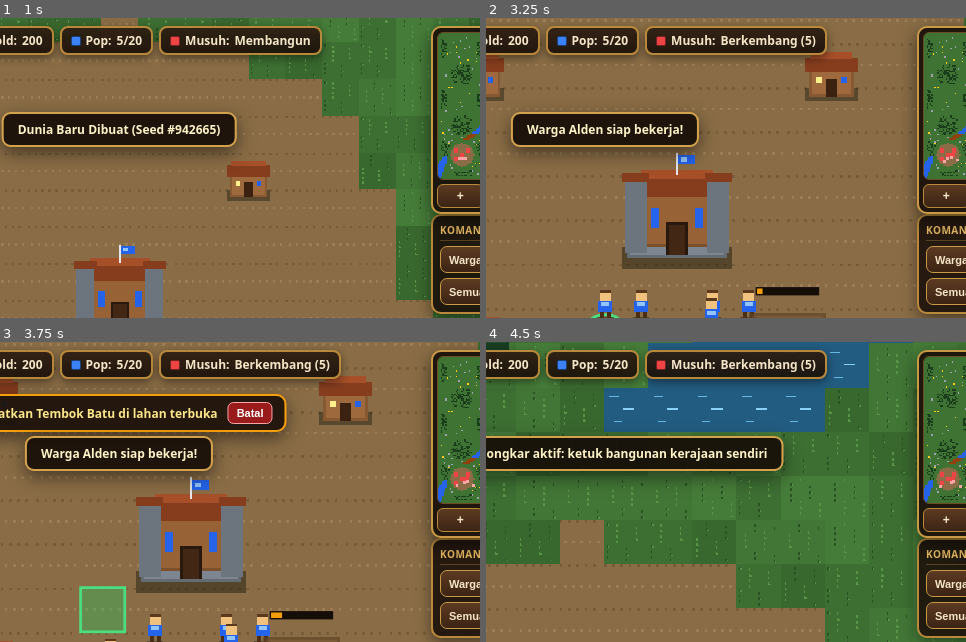
Above: before the commit, frames 1-4 (two rows, left to right).
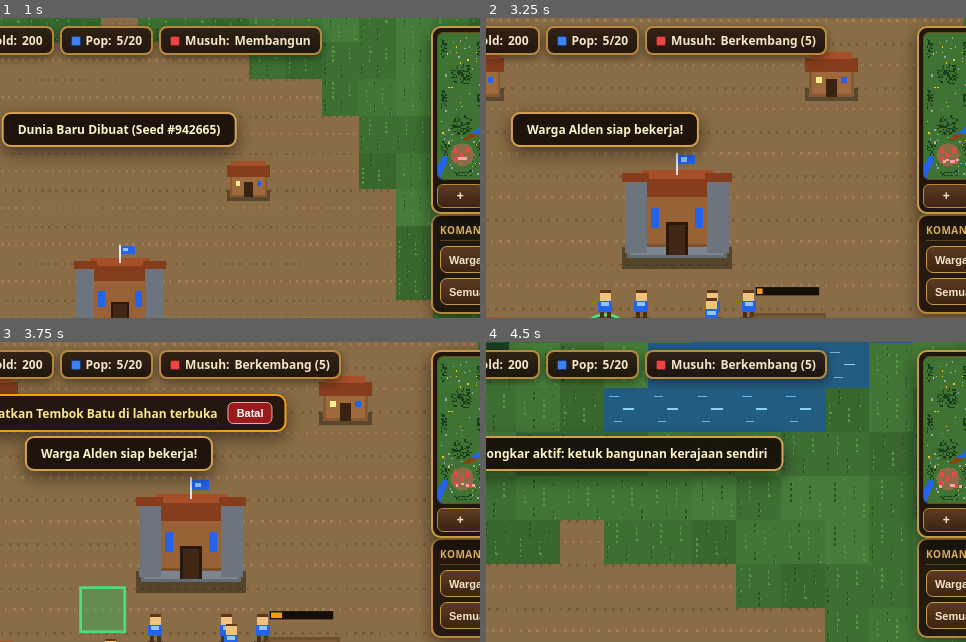
Above: after the commit, the same moments.

Repository: vexelkang-cell/gamepai
Game: browser game, page games/kingdom-war-2d/index.html
The game is run twice, just before and just after one commit, with the same random seed, the same clock (stepped at 60 frames per second) and the same inputs.
Inputs (mouse positions are % of the whole screen's width and height, from its top left):
- Up to frame 1 (1 s): click "NEW GAME" at 0.27 s
- Up to frame 2 (3.25 s): click (50, 60) at 1.07 s; click "+ Persawahan 60W" at 1.27 s; click (30, 40) at 1.67 s; click "+" at 1.87 s; press the mouse at (70, 35) at 2.27 s; release the mouse at (50, 30) at 2.4 s; click "TC" at 2.47 s; click (65, 70) at 2.87 s; click "Warga Nganggur 4" at 3.07 s
- Up to frame 3 (3.75 s): click (25, 75) at 3.47 s; click "+ Tembok Batu 25S" at 3.67 s
- Up to frame 4 (4.5 s): press the mouse at (50, 30) at 4.07 s; release the mouse at (40, 85) at 4.2 s; click "⌫ Bongkar Bangunan Tanpa refu…" at 4.27 s
The pictures show only the part of the screen within x 38-88%, y 0-50%; the shares and areas given below are measured in that part.

Frame 1 is identical in both runs. In frame 2, less than 0.1% of the frame differs, in the area x 95-99%, y 45-49%; in frame 3, less than 0.1%; in frame 4, less than 0.1%.

Commit message:
Make enemy building placement preserve strategic movement corridors

Diff:
--- a/games/kingdom-war-2d/index.html
+++ b/games/kingdom-war-2d/index.html
@@ -2836,32 +2836,90 @@
         }
       }
 
+      isStrategicBuildSpot(world, subtype, x, y) {
+        const spec = CONFIG.BUILDINGS[subtype];
+        if (!spec || !world.canPlaceBuilding(subtype, x, y)) return false;
+        const halfW = spec.tileW * 16, halfH = spec.tileH * 16;
+        const left = x - halfW, right = x + halfW, top = y - halfH, bottom = y + halfH;
+
+        // Beri jarak antargedung agar warga dan pasukan punya ruang bermanuver.
+        for (const b of world.buildings) {
+          if (b.hp <= 0) continue;
+          const gapX = Math.max(0, Math.max(b.x - b.tileW * 16 - right, left - (b.x + b.tileW * 16)));
+          const gapY = Math.max(0, Math.max(b.y - b.tileH * 16 - bottom, top - (b.y + b.tileH * 16)));
+          if (Math.hypot(gapX, gapY) < 48) return false;
+        }
+
+        const tc = world.getTownCenter("enemy");
+        if (!tc) return true;
+        const playerTC = world.playerTownCenter;
+        const corridors = [];
+        const addCorridor = (ex, ey, width) => corridors.push({ ax: tc.x, ay: tc.y, bx: ex, by: ey, width });
+        if (playerTC) addCorridor(playerTC.x, playerTC.y, 92);
+        addCorridor(tc.x, 0, 76);
+        addCorridor(tc.x, CONFIG.WORLD_HEIGHT, 76);
+        addCorridor(0, tc.y, 76);
+        addCorridor(CONFIG.WORLD_WIDTH, tc.y, 76);
+
+        for (const route of corridors) {
+          const vx = route.bx - route.ax, vy = route.by - route.ay;
+          const len2 = vx * vx + vy * vy || 1;
+          const t = clamp(((x - route.ax) * vx + (y - route.ay) * vy) / len2, 0, 1);
+          const px = route.ax + t * vx, py = route.ay + t * vy;
+          const dx = Math.max(0, Math.abs(x - px) - halfW);
+          const dy = Math.max(0, Math.abs(y - py) - halfH);
+          if (Math.hypot(dx, dy) < route.width) return false;
+        }
+
+        const accessPoints = [
+          { x, y: top - 48 }, { x, y: bottom + 48 },
+          { x: left - 48, y }, { x: right + 48, y }
+        ];
+        let reachableSides = 0;
+        for (const p of accessPoints) {
+          if (world.findPath(tc.x, tc.y, p.x, p.y).length > 0) reachableSides++;
+        }
+        return reachableSides >= 2;
+      }
+
       tryBuildSmart(anchorX, anchorY, subtype, builder, minRadius = 64, maxRadius = 260) {
         const world = this.game.world;
         const spec = CONFIG.BUILDINGS[subtype];
         if (!spec || !this.canAfford(spec.cost)) return false;
+        let best = null, bestScore = Infinity;
+        const halfW = spec.tileW * 16, halfH = spec.tileH * 16;
 
         for (let rad = minRadius; rad <= maxRadius; rad += 32) {
-          const steps = rad === 0 ? 1 : 12;
+          const steps = rad === 0 ? 1 : 16;
           for (let s = 0; s < steps; s++) {
             const ang = (s / steps) * Math.PI * 2;
             const rawX = anchorX + Math.cos(ang) * rad;
             const rawY = anchorY + Math.sin(ang) * rad;
             const gx = Math.floor(rawX / 32) * 32 + (spec.tileW % 2 === 1 ? 16 : 0);
             const gy = Math.floor(rawY / 32) * 32 + (spec.tileH % 2 === 1 ? 16 : 0);
-
-            if (world.canPlaceBuilding(subtype, gx, gy)) {
-              this.spend(spec.cost);
-              const b = new Building(subtype, "enemy", gx, gy, false);
-              world.buildings.push(b);
-              world.rebuildNavGrid();
-              world.bakeMinimapBase();
-              builder.commandInteract(b, world);
-              return true;
-            }
-          }
-        }
-        return false;
+            if (!this.isStrategicBuildSpot(world, subtype, gx, gy)) continue;
+
+            let crowding = 0;
+            for (const b of world.buildings) {
+              if (b.hp <= 0) continue;
+              const edgeX = Math.max(0, Math.abs(gx - b.x) - halfW - b.tileW * 16);
+              const edgeY = Math.max(0, Math.abs(gy - b.y) - halfH - b.tileH * 16);
+              const edge = Math.hypot(edgeX, edgeY);
+              if (edge < 150) crowding += (150 - edge) * 0.35;
+            }
+            const score = Math.hypot(gx - anchorX, gy - anchorY) + crowding;
+            if (score < bestScore) { bestScore = score; best = { x: gx, y: gy }; }
+          }
+        }
+
+        if (!best) return false;
+        this.spend(spec.cost);
+        const b = new Building(subtype, "enemy", best.x, best.y, false);
+        world.buildings.push(b);
+        world.rebuildNavGrid();
+        world.bakeMinimapBase();
+        builder.commandInteract(b, world);
+        return true;
       }
 
       trainArmy(barracks, enemySoldiers) {
